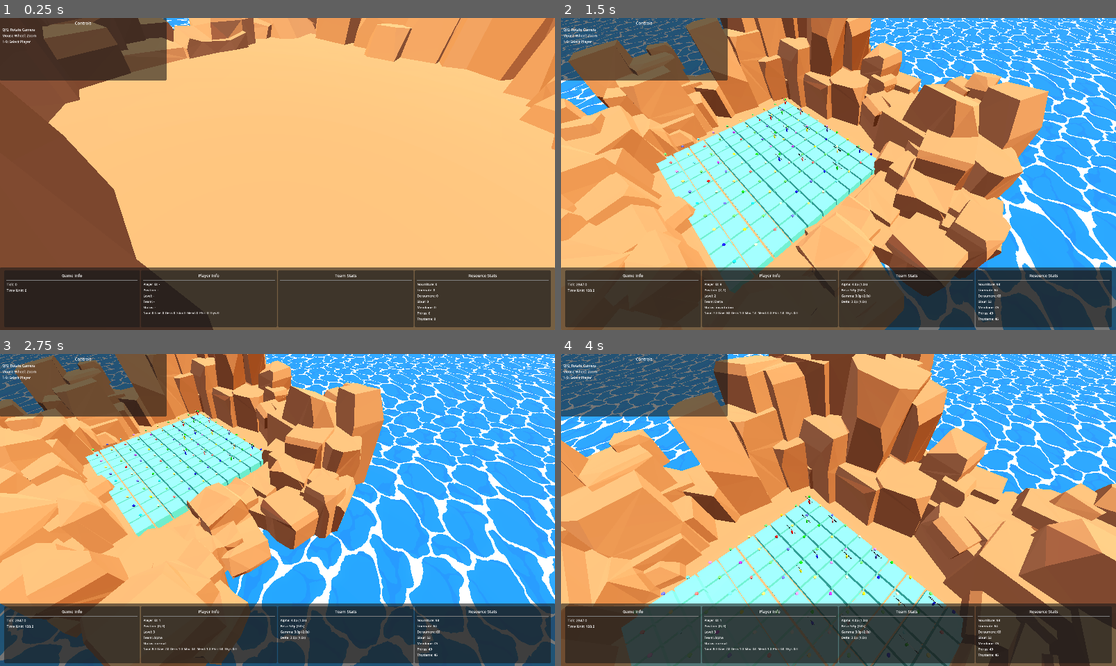
Above: before the commit, frames 1-4 (two rows, left to right).
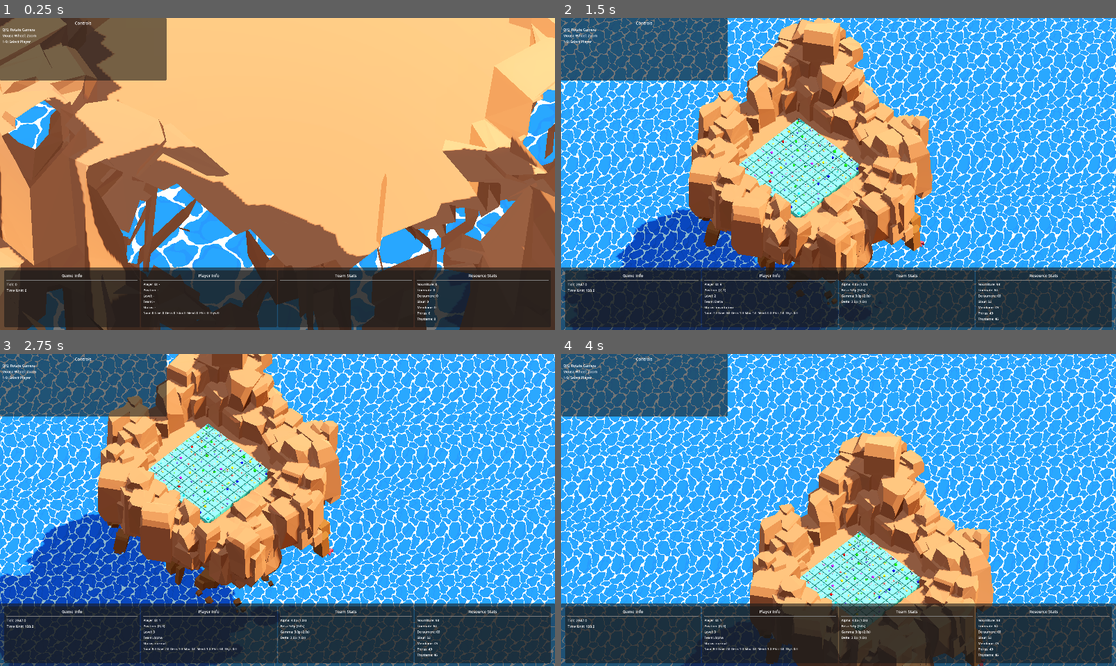
Above: after the commit, the same moments.

Repository: hugomgris/Zappy
Game: Godot game, scene res://scenes/main.tscn
Same seed, same stepped clock (60 frames per second), same inputs: the game is played once before the commit and once after it.
Inputs (mouse positions are in pixels of both pictures, inside the frame that each line leads up to):
- Up to frame 1 (0.25 s): no input
- Up to frame 2 (1.5 s): tap Enter at 0.5 s; move the mouse to (960, 158) at 0.52 s; hold D (right) 0.53-1.28 s; tap 1 at 0.6 s; click (960, 158) at 0.67 s; move the mouse to (727, 189) at 1.27 s; hold S (down) from 1.28 s (still down); tap 9 at 1.35 s; click (727, 189) at 1.42 s
- Up to frame 3 (2.75 s): move the mouse to (333, 441) at 2.02 s; release S (down) at 2.03 s; hold D (right) from 2.03 s (still down); tap 1 at 2.1 s; click (333, 441) at 2.17 s
- Up to frame 4 (4 s): move the mouse to (810, 572) at 2.77 s; release D (right) at 2.78 s; hold Up (ui_up) 2.78-3.53 s; tap 9 at 2.85 s; click (810, 572) at 2.92 s; move the mouse to (1005, 556) at 3.52 s; hold A (left) from 3.53 s (still down); tap 1 at 3.6 s; click (1005, 556) at 3.67 s

The runs differ from the first frame. In frame 1, 46% of the frame differs, in the area x 0-100%, y 0-100%; in frame 2, 71%; in frame 3, 59%; in frame 4, 74%.

Commit message:
ortho build

Diff:
--- a/zappy_godot/scenes/CameraController.gd
+++ b/zappy_godot/scenes/CameraController.gd
@@ -9,47 +9,60 @@
 @export var zoom_speed = 12.0
 @export var rotation_speed = 2.0
 @export var lerp_speed = 0.05
-@export var viewport_margin_ratio = 0.1  # 10% margin around the map
-@export var isometric_angle = -5.0      # X rotation for isometric view
+@export var viewport_margin_ratio = 0.1
+@export var isometric_angle = -5.0
 @export var default_y_rotation = 45.0
+@export var use_orthogonal = true  # Toggle between ortho and perspective
 
-# Movement limits (optional)
-var movement_bounds = Rect2()
+# Orthogonal specific settings
+@export var ortho_size_base = 10.0
 
 var move_target: Vector3
 var zoom_target: float
 var rotation_target: float
 var is_initialized = false
+var movement_bounds = Rect2()
+var initial_ortho_size: float
+
+var q_pressed_last_frame = false
+var e_pressed_last_frame = false
 
 func _ready() -> void:
 	rotation_target = rotation.y
 
+	if use_orthogonal:
+		camera.projection = Camera3D.PROJECTION_ORTHOGONAL
+		camera.size = ortho_size_base
+		camera.near = 0.05
+		camera.far = 200.0
+	else:
+		camera.projection = Camera3D.PROJECTION_PERSPECTIVE
+
 func initialize_camera_for_map(map_size: Vector2i):
-	"""Initialize camera position and zoom based on map dimensions"""
-	print("Initializing camera for map size: ", map_size)
-
-	# Calculate map center in world coordinates
 	var map_center = Vector3(
-		(map_size.x - 1) * 0.5,  # Tiles are 1x1 without gaps
+		(map_size.x - 1) * 0.5,
 		0,
 		(map_size.y - 1) * 0.5
 	)
 
-	# Set camera orientation for isometric view
 	camera_rotation_x.rotation.x = deg_to_rad(isometric_angle)
 	rotation.y = deg_to_rad(default_y_rotation)
 	rotation_target = rotation.y
 
-	# Position camera above map center
 	position = map_center
 	move_target = position
 
-	# Calculate optimal zoom distance
-	var optimal_zoom = _calculate_optimal_zoom(map_size)
-	camera_zoom_pivot.position.z = optimal_zoom
-	zoom_target = optimal_zoom
+	if use_orthogonal:
+		var optimal_size = _calculate_optimal_ortho_size(map_size)
+		camera.size = optimal_size
+		zoom_target = optimal_size
+		initial_ortho_size = optimal_size
+		camera_zoom_pivot.position.z = 25.0
+	else:
+		var optimal_zoom = _calculate_optimal_ortho_size(map_size)
+		camera_zoom_pivot.position.z = optimal_zoom
+		zoom_target = optimal_zoom
 
-	# Set movement bounds based on map size (with some padding)
 	var padding = max(map_size.x, map_size.y) * 0.5
 	movement_bounds = Rect2(
 		-padding, -padding,
@@ -57,48 +70,38 @@
 	)
 
 	is_initialized = true
-	print("Camera initialized - Position: ", position, " Zoom: ", optimal_zoom)
-	print("=== Camera Debug ===")
-	print("Map size: ", map_size)
-	print("Camera FOV: ", camera.fov)
-	print("Viewport size: ", get_viewport().get_visible_rect().size)
-	print("Calculated zoom: ", optimal_zoom)
-	print("Camera angle: ", isometric_angle)
-	print("===================")
 
-func _calculate_optimal_zoom(map_size: Vector2i) -> float:
-	"""Calculate optimal zoom distance using empirical values"""
+func _calculate_optimal_ortho_size(map_size: Vector2i) -> float:
+	var max_dimension = max(map_size.x, map_size.y)
+	var base_size = max_dimension * 2.5
+	var final_size = base_size * (1.0 + viewport_margin_ratio * 5.0)
+	return final_size
 
-	var max_dimension = max(map_size.x, map_size.y)
-	var base_distance: float
-
-	# Empirical values that work well
-	if max_dimension <= 3:
-		base_distance = 4.0
-	elif max_dimension <= 5:
-		base_distance = 8.0
-	elif max_dimension <= 10:
-		base_distance = 12.0
-	elif max_dimension <= 20:
-		base_distance = 26.0
+func _handle_zoom(_delta: float) -> void:
+	if use_orthogonal:
+		var min_size = 2.0
+		var max_size = initial_ortho_size if initial_ortho_size > 0 else 50.0
+		zoom_target = clamp(zoom_target, min_size, max_size)
+		camera.size = lerp(camera.size, zoom_target, lerp_speed)
 	else:
-		base_distance = max_dimension * 1.8
-
-	# Add margin
-	var final_distance = base_distance * (1.0 + viewport_margin_ratio)
-
-	print("Max dimension: ", max_dimension, " Base: ", base_distance, " Final: ", final_distance)
-
-	return final_distance
+		var min_zoom = 2.0
+		var max_zoom = max(20.0, zoom_target * 2.0)
+		zoom_target = clamp(zoom_target, min_zoom, max_zoom)
+		camera_zoom_pivot.position.z = lerp(camera_zoom_pivot.position.z, zoom_target, lerp_speed)
 
 func _input(event):
 	if event is InputEventMouseButton:
 		match event.button_index:
 			MOUSE_BUTTON_WHEEL_UP:
-				zoom_target -= zoom_speed * 0.1
+				if use_orthogonal:
+					zoom_target -= zoom_speed * 0.2
+				else:
+					zoom_target -= zoom_speed * 0.1
 			MOUSE_BUTTON_WHEEL_DOWN:
-				zoom_target += zoom_speed * 0.1
-
+				if use_orthogonal:
+					zoom_target += zoom_speed * 0.2
+				else:
+					zoom_target += zoom_speed * 0.1
 
 func _process(delta: float) -> void:
 	if not is_initialized:
@@ -108,46 +111,57 @@
 	_handle_zoom(delta)
 	_handle_rotation(delta)
 
-func _handle_movement(delta: float) -> void:
-	var input_direction = Input.get_vector("left", "right", "up", "down")
+func _handle_movement(_delta: float) -> void:
+	var input_direction = Input.get_vector("ui_left", "ui_right", "ui_up", "ui_down")
 
-	# Calculate movement relative to camera's Y rotation
+	if Input.is_action_pressed("ui_left") or Input.is_key_pressed(KEY_A):
+		input_direction.x -= 1.0
+	if Input.is_action_pressed("ui_right") or Input.is_key_pressed(KEY_D):
+		input_direction.x += 1.0
+	if Input.is_action_pressed("ui_up") or Input.is_key_pressed(KEY_W):
+		input_direction.y -= 1.0
+	if Input.is_action_pressed("ui_down") or Input.is_key_pressed(KEY_S):
+		input_direction.y += 1.0
+
 	var movement_local = Vector3(input_direction.x, 0, input_direction.y) * move_speed
 	var rotated_movement = movement_local.rotated(Vector3.UP, rotation.y)
 
 	move_target += rotated_movement
 
-	# Clamp to bounds
 	if movement_bounds != Rect2():
 		move_target.x = clamp(move_target.x, movement_bounds.position.x, movement_bounds.position.x + movement_bounds.size.x)
 		move_target.z = clamp(move_target.z, movement_bounds.position.y, movement_bounds.position.y + movement_bounds.size.y)
 
 	position = lerp(position, move_target, lerp_speed)
 
-func _handle_zoom(delta: float) -> void:
-	# Dynamic zoom limits based on map size
-	var min_zoom = 2.0
-	var max_zoom = max(20.0, zoom_target * 2.0)  # Allow zooming out beyond initial
+func _handle_rotation(_delta: float) -> void:
+	var q_pressed = Input.is_key_pressed(KEY_Q)
+	var e_pressed = Input.is_key_pressed(KEY_E)
 
-	zoom_target = clamp(zoom_target, min_zoom, max_zoom)
-	camera_zoom_pivot.position.z = lerp(camera_zoom_pivot.position.z, zoom_target, lerp_speed)
+	if q_pressed and not q_pressed_last_frame:
+		rotation_target += PI/2
+	if e_pressed and not e_pressed_last_frame:
+		rotation_target -= PI/2
 
-func _handle_rotation(delta: float) -> void:
-	if Input.is_action_pressed("rotate_left"):
-		rotation_target -= rotation_speed * delta
-	if Input.is_action_pressed("rotate_right"):
-		rotation_target += rotation_speed * delta
+	q_pressed_last_frame = q_pressed
+	e_pressed_last_frame = e_pressed
 
-	rotation.y = lerp_angle(rotation.y, rotation_target, lerp_speed)
+	rotation.y = lerp_angle(rotation.y, rotation_target, lerp_speed * 2.0)
 
-# Utility functions
 func reset_camera_to_overview():
-	"""Reset camera to show entire map"""
 	if is_initialized and GameData.map_size.x > 0:
 		initialize_camera_for_map(GameData.map_size)
 
 func focus_on_position(world_pos: Vector3, zoom_level: float = -1):
-	"""Focus camera on a specific world position"""
 	move_target = world_pos
 	if zoom_level > 0:
 		zoom_target = zoom_level
+
+func toggle_projection():
+	use_orthogonal = !use_orthogonal
+	if use_orthogonal:
+		camera.projection = Camera3D.PROJECTION_ORTHOGONAL
+		camera.size = zoom_target if zoom_target > 0 else ortho_size_base
+	else:
+		camera.projection = Camera3D.PROJECTION_PERSPECTIVE
+		camera.fov = 75.0
--- a/zappy_godot/scenes/GameWorldManager.gd
+++ b/zappy_godot/scenes/GameWorldManager.gd
@@ -60,40 +60,49 @@
 	if not tile_data:
 		return
 
-	var marker_1 := tile_scene.get_node("Marker3D") as Marker3D
-	var resource_scene := preload("res://scenes/tile/resource.tscn").instantiate()
-	var mesh_instance := resource_scene.get_node("MeshInstance3D") as MeshInstance3D
-	if (marker_1 and resource_scene and mesh_instance.material_override):
-		var new_material := mesh_instance.material_override.duplicate() as StandardMaterial3D
+	for resource in tile_data.resources:
+		if tile_data.resources[resource] > 0:
+			tile_scene.available_resources[resource] = tile_data.resources[resource]
 
-		var max_resource = 0
-		var dominant_resource = ""
-		for resource in tile_data.resources:
-			if tile_data.resources[resource] > max_resource:
-				max_resource = tile_data.resources[resource]
-				dominant_resource = resource
+			var resource_scene := preload("res://scenes/tile/resource.tscn").instantiate()
+			var mesh_instance := resource_scene.get_node("MeshInstance3D") as MeshInstance3D
 
-		var resource_colors = {
-			"nourriture": Color.GREEN,
-			"linemate": Color.YELLOW,
-			"deraumere": Color.BLUE,
-			"sibur": Color.RED,
-			"mendiane": Color.PURPLE,
-			"phiras": Color.ORANGE,
-			"thystame": Color.CYAN
-		}
+			if (resource_scene and mesh_instance):
+				var new_material := mesh_instance.material_override.duplicate() as StandardMaterial3D
+				var base_color = tile_scene.resource_colors.get(resource)
+				var intensity = min(float(tile_scene.available_resources[resource]) / 3.0, 1.0)
+				new_material.albedo_color = base_color * intensity + Color.WHITE * (1.0 - intensity)
+				mesh_instance.material_override = new_material
 
-		if dominant_resource != "" and max_resource > 0:
-			var base_color = resource_colors.get(dominant_resource, Color.GRAY)
-			var intensity = min(float(max_resource) / 3.0, 1.0)
-			new_material.albedo_color = base_color * intensity + Color.WHITE * (1.0 - intensity)
-		else:
-			new_material.albedo_color = Color(0.3, 0.3, 0.3)
+				var marker_1 := tile_scene.get_node("Marker3D") as Marker3D
+				marker_1.add_child(resource_scene)
+				resource_scene.global_transform = marker_1.global_transform
 
-		mesh_instance.material_override = new_material
-		marker_1.add_child(resource_scene)
-		resource_scene.global_transform = marker_1.global_transform
+				var quantity = tile_scene.available_resources[resource]
+				var scale_factor = 1.0 + (quantity - 1) * 0.5  # Increased multiplier for more visible effect
+				resource_scene.scale = Vector3(scale_factor, scale_factor, scale_factor)
 
+				place_resource_in_tile(tile_scene, resource_scene)
+
+				# DEBUG
+				print("Resource: ", resource, " Quantity: ", quantity, " Scale: ", scale_factor)
+
+func place_resource_in_tile(tile_scene: Variant, resource_scene: Variant) -> void:
+	var x = randi() % 3
+	var y = randi() % 3
+
+	while tile_scene.is_position_available(x, y) != true:
+		x = randi() % 3
+		y = randi() % 3
+
+	tile_scene.occupy_position(x, y)
+
+	var offset: Vector2 = tile_scene.get_position_values(x, y)
+
+	resource_scene.global_position += Vector3(offset.x, 0.0, offset.y)
+	print(resource_scene.global_transform)
+
+# DEPRECATED
 func _update_tile_visual(x: int, y: int):
 	"""Update a single tile's visual representation"""
 	var tile_pos = Vector2i(x, y)
--- a/zappy_godot/scenes/level/level_test.tscn
+++ b/zappy_godot/scenes/level/level_test.tscn
@@ -39,8 +39,8 @@
 shader_parameter/WATER2_COL = Color(0.04, 0.35, 0.78, 1)
 shader_parameter/FOAM_COL = Color(0.8125, 0.9609, 0.9648, 1)
 shader_parameter/distortion_speed = 2.0
-shader_parameter/tile = Vector2(400, 400)
-shader_parameter/height = 0.01
+shader_parameter/tile = Vector2(250, 250)
+shader_parameter/height = 0.05
 shader_parameter/wave_size = Vector2(2, 2)
 shader_parameter/wave_speed = 1.5
 
@@ -61,61 +61,61 @@
 surface_material_override/0 = SubResource("StandardMaterial3D_njr5j")
 
 [node name="floating_rocks_03" parent="." index="3"]
-transform = Transform3D(0.9883012, 0, 0.1525141, 0, 1, 0, -0.1525141, 0, 0.9883012, 9.950119, -13.650501, -8.703163)
+transform = Transform3D(0.9999661, 0, -0.008224047, 0, 1, 0, 0.008224047, 0, 0.9999661, 9.950119, -12.010298, -8.703163)
 
 [node name="floating_rocks_02" parent="." index="4"]
-transform = Transform3D(0.9883012, 0, -0.1525141, 0, 1, 0, 0.1525141, 0, 0.9883012, 10.535038, -12.1105385, -8.503593)
+transform = Transform3D(0.9999661, 0, 0.008224047, 0, 1, 0, -0.008224047, 0, 0.9999661, 10.535038, -11.007724, -8.503593)
 
 [node name="floating_rocks_01" parent="." index="5"]
-transform = Transform3D(0.9974683, 0, -0.071112394, 0, 1, 0, 0.071112394, 0, 0.9974683, 9.97301, -8.275745, -7.415732)
+transform = Transform3D(0.99999946, 0, -0.0010080034, 0, 1, 0, 0.0010080034, 0, 0.99999946, 9.97301, -8.005149, -7.415732)
 
 [node name="floating_rocks_04" parent="." index="6"]
-transform = Transform3D(0.995928, 0.011901002, 0.08935923, -4.4237808e-08, 0.99124765, -0.1320153, -0.090148255, 0.13147785, 0.9872112, 9.837428, -8.091026, 2.0871556)
+transform = Transform3D(0.9849238, -5.7884834e-05, -0.17298685, -1.894877e-07, 0.9999999, -0.00033569837, 0.1729869, 0.00033067033, 0.9849236, 9.837428, -8.005149, 2.0871556)
 
 [node name="floating_rocks_05" parent="." index="7"]
-transform = Transform3D(-0.9061139, 0.42303357, 0, -0.42303357, -0.9061139, 0, 0, 0, 1, 10.23174, -9.1365385, 1.5220846)
+transform = Transform3D(0.9999977, 0.00210108, 0, -0.00210108, 0.9999977, 0, 0, 0, 1, 10.23174, -9.007724, 1.5220846)
 
 [node name="floating_rocks_06" parent="." index="8"]
-transform = Transform3D(0.9651462, -0.021696398, 0.2608103, 6.8079675e-07, 0.9965579, 0.08289957, -0.26171115, -0.08001003, 0.9618241, -2.091884, -9.182053, -4.6116977)
+transform = Transform3D(0.99999976, 5.513869e-05, 0.00063758116, 2.7927123e-07, 0.99624366, -0.086594224, -0.0006399608, 0.08659421, 0.9962435, -2.091884, -9.010298, -4.6116977)
 
 [node name="floating_rocks_07" parent="." index="9"]
-transform = Transform3D(0.99592817, 0.009746507, 0.089618325, -6.165353e-07, 0.99413854, -0.10811144, -0.09014674, 0.1076712, 0.990091, -2.3769424, -11.182053, -3.935417)
+transform = Transform3D(0.9849076, 0.035867877, -0.16932145, -2.5704495e-07, 0.9782914, 0.20723301, 0.17307872, -0.20410539, 0.96352714, -2.3769424, -11.010298, -3.935417)
 
 [node name="floating_rocks_08" parent="." index="10"]
-transform = Transform3D(1, 0, 0, 0, 0.99430466, -0.10657442, 0, 0.10657442, 0.99430466, -1.331577, -12.182053, -4.5999484)
+transform = Transform3D(1, 0, 0, 0, 0.9999991, -0.0012402138, 0, 0.0012402138, 0.9999991, -1.331577, -12.010298, -4.5999484)
 
 [node name="floating_rocks_09" parent="." index="11"]
-transform = Transform3D(0.96182126, 0.08938096, 0.2586705, -0.059959695, 0.99102306, -0.11948824, -0.26702857, 0.099416554, 0.95854646, -10.525663, -3.1365387, -11.68487)
+transform = Transform3D(0.86509657, -0.008130097, -0.50153893, -0.0599597, 0.991023, -0.11948826, 0.49800846, 0.13344105, 0.85684323, -10.525663, -3.007723, -11.68487)
 
 [node name="floating_rocks_10" parent="." index="12"]
-transform = Transform3D(0.9186274, 1.6061792e-07, 0.3951249, -1.7484555e-07, 1, 0, -0.3951249, -6.9085836e-08, 0.9186274, -11.417623, -2.9512632, -8.805795)
+transform = Transform3D(0.70824176, 1.2383293e-07, -0.7059698, -1.7484554e-07, 1, 0, 0.7059698, 1.234357e-07, 0.70824176, -11.417623, -1.0026445, -8.805795)
 
 [node name="floating_rocks_11" parent="." index="13"]
-transform = Transform3D(-0.90923077, 0, 0.41629252, 0, 1, 0, -0.41629252, 0, -0.90923077, -2.8885782, -17.439077, 4.511396)
+transform = Transform3D(0.9999978, 0, 0.0021080764, 0, 1, 0, -0.0021080764, 0, 0.9999978, -2.8885782, -15.003306, 4.511396)
 
 [node name="floating_rocks_12" parent="." index="14"]
-transform = Transform3D(0.98873496, 0, -0.14967689, 0, 1, 0, 0.14967689, 0, 0.98873496, -0.9968501, -14.463447, 4.1198373)
+transform = Transform3D(0.9999999, 0, -0.00048185728, 0, 1, 0, 0.00048185728, 0, 0.9999999, -0.9968501, -13.002016, 4.1198373)
 
 [node name="floating_rocks_13" parent="." index="15"]
-transform = Transform3D(0.98022485, 0, 0.19788636, 0, 1, 0, -0.19788636, 0, 0.98022485, -7.0436506, -4.7072806, 10.982903)
+transform = Transform3D(0.97837377, 0, -0.2068442, 0, 1, 0, 0.2068442, 0, 0.97837377, -7.0436506, -4.005835, 10.982903)
 
 [node name="floating_rocks_14" parent="." index="16"]
-transform = Transform3D(0.96915704, 0, 0.24644406, 0, 1, 0, -0.24644406, 0, 0.96915704, -5.300199, -7.1117916, 11.53701)
+transform = Transform3D(0.9662353, 0, -0.25766143, 0, 1, 0, 0.25766143, 0, 0.9662353, -5.300199, -6.005835, 11.53701)
 
 [node name="floating_rocks_15" parent="." index="17"]
-transform = Transform3D(0.969157, -0.24644399, 0, 0.24644399, 0.969157, 0, 0, 0, 1, 11.333306, -6.136539, 8.190558)
+transform = Transform3D(0.9662352, 0.25766143, 0, -0.25766143, 0.9662352, 0, 0, 0, 1, 11.333306, -6.0077233, 8.190558)
 
 [node name="floating_rocks_16" parent="." index="18"]
-transform = Transform3D(0.969157, 0.24644399, 0, -0.24644399, 0.969157, 0, 0, 0, 1, 11.730111, -7.1820517, 8.104769)
+transform = Transform3D(0.9662352, -0.25766143, 0, 0.25766143, 0.9662352, 0, 0, 0, 1, 11.730111, -7.010298, 8.104769)
 
 [node name="floating_rocks_17" parent="." index="19"]
-transform = Transform3D(0.94537604, 0, -0.32598147, 0, 1, 0, 0.32598147, 0, 0.94537604, 5.2136817, -10.926893, 7.387768)
+transform = Transform3D(0.9401623, 0, 0.3407266, 0, 1, 0, -0.3407266, 0, 0.9401623, 5.2136817, -8.003926, 7.387768)
 
 [node name="floating_rocks_18" parent="." index="20"]
-transform = Transform3D(0.98374796, -0.17955416, 0, 0.17955416, 0.98374796, 0, 0, 0, 1, 4.7409678, -12.926893, 8.13831)
+transform = Transform3D(0.9400444, 0.34105158, 0, -0.34105158, 0.9400444, 0, 0, 0, 1, 4.7409678, -10.003926, 8.13831)
 
 [node name="floating_rocks_19" parent="." index="21"]
-transform = Transform3D(0.98374796, 0.17955416, 0, -0.17955416, 0.98374796, 0, 0, 0, 1, 5.8407426, -14.414708, 7.5669303)
+transform = Transform3D(0.9400444, -0.34105158, 0, 0.34105158, 0.9400444, 0, 0, 0, 1, 5.8407426, -11.00457, 7.5669303)
 
 [node name="AnimationPlayer" parent="." index="22"]
 autoplay = "floating_idle"
@@ -125,6 +125,6 @@
 anim_player = NodePath("../AnimationPlayer")
 
 [node name="sea" type="MeshInstance3D" parent="." index="24"]
-transform = Transform3D(298.3875, 0, 0, 0, 298.3875, 0, 0, 0, 298.3875, -4, 1.3101168, 3.3562298)
+transform = Transform3D(86.71045, 0, 0, 0, 86.71045, 0, 0, 0, 86.71045, -4, -20.937246, 3.356)
 material_override = SubResource("ShaderMaterial_rdhbp")
 mesh = SubResource("PlaneMesh_mge0y")
--- a/zappy_godot/scenes/tile/TileManager.gd
+++ b/zappy_godot/scenes/tile/TileManager.gd
@@ -2,10 +2,40 @@
 
 @onready var marker_3d: Marker3D = %Marker3D
 
+var resource_positions : Array[Array] = []
+var available_resources: Dictionary = {
+		"nourriture": 0,
+		"linemate": 0,
+		"deraumere": 0,
+		"sibur": 0,
+		"mendiane": 0,
+		"phiras": 0,
+		"thystame": 0
+	}
+
+var resource_colors = {
+			"nourriture": Color.GREEN,
+			"linemate": Color.YELLOW,
+			"deraumere": Color.BLUE,
+			"sibur": Color.RED,
+			"mendiane": Color.PURPLE,
+			"phiras": Color.ORANGE,
+			"thystame": Color.CYAN
+		}
+
 func _ready() -> void:
-	"""const resource = preload("res://scenes/tile/resource.tscn")
-	var new_resource = resource.instantiate()
-	%Marker3D.add_child(new_resource)
+	setup_resource_grid()
 
-	new_resource.global_transform = %Marker3D.global_transform"""
-	pass
+func setup_resource_grid():
+	resource_positions = []
+	for x in range(3):
+		resource_positions.append([])
+		for y in range(3):
+			resource_positions[x].append(true)
+	#var random_pos = available_positions[randi() % available_positions.size()]
+
+func is_position_available(x: int, y: int) -> bool: return resource_positions[x][y]
+
+func occupy_position(x: int, y: int) -> void: resource_positions[x][y] = false
+
+func get_position_values(raw_x: int, raw_y: int) -> Vector2: return Vector2((raw_x * 0.25) + 0.25, (raw_y * 0.25) + 0.25)
--- a/zappy_godot/scenes/tile/tile.tscn
+++ b/zappy_godot/scenes/tile/tile.tscn
@@ -22,7 +22,7 @@
 
 [node name="Marker3D" type="Marker3D" parent="."]
 unique_name_in_owner = true
-transform = Transform3D(0.15, 0, 0, 0, 0.15, 0, 0, 0, 0.15, -0.31764132, 0.37788123, -0.27851942)
+transform = Transform3D(0.15, 0, 0, 0, 0.15, 0, 0, 0, 0.15, -0.5, 0.2, -0.5)
 
 [node name="placeholder_resource" parent="." instance=ExtResource("3_bibkx")]
 transform = Transform3D(0.345, 0, 0, 0, 0.345, 0, 0, 0, 0.345, 0, 0.43276364, 0)
Not shown, changed: README.md
